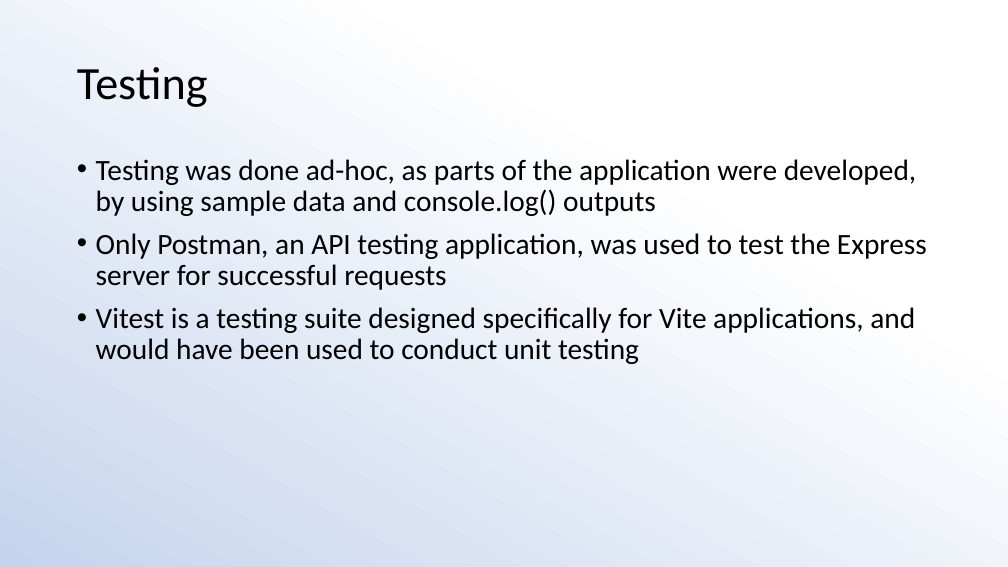
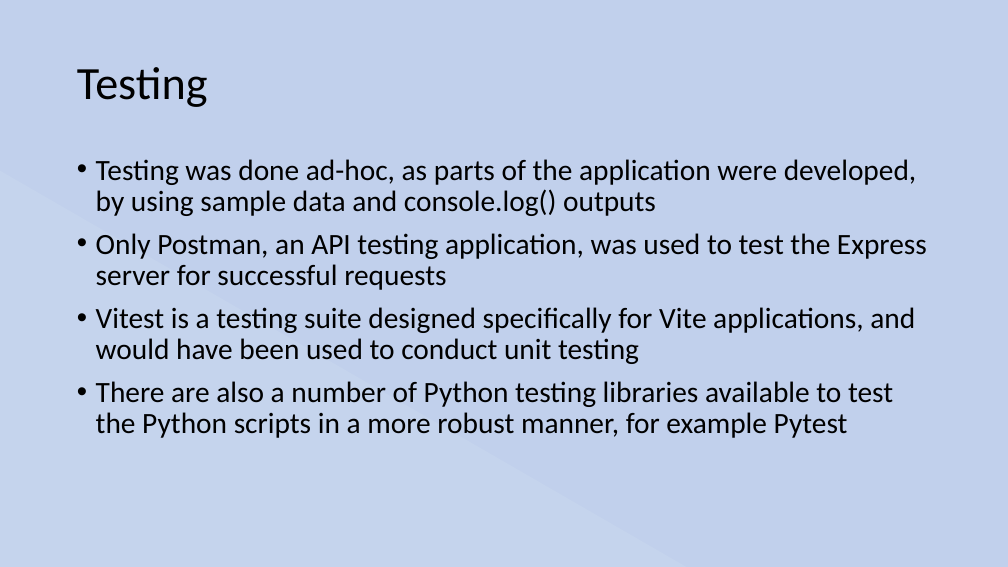
Before and after one commit to Stu-Gotz/pgmp, a slide deck: slide 17 of Presentation.pptx. Drawn at 1008x567 pixels with LibreOffice and Linux fonts; fonts in the diff are those of the drawing. Boxes give left, top, right and bottom in pixels: in the first picture for what was removed or moved away, otherwise in the second. Text is boxed around its words. In the diff, an @@ line names an element or a change of style, - is before the commit and + after.

```diff
--- a/Presentation.pptx
+++ b/Presentation.pptx
@@ background gradient #FFFFFF to #C5D4ED to #CFDBF0 to #ABC0E4 to #C7D5ED to gradient #C1D0EC to #C5D4ED to #CFDBF0 to #ABC0E4 to #C7D5ED @@
@@ text at <box>96,381,893,438</box>: paragraph added @@
+• There are also a number of Python testing libraries available to test the Python scripts in a more robust manner, for example Pytest
```
Also in this commit, not shown: 17 other slides changed, 1 slide added, 1 slide removed, 1 other file.
